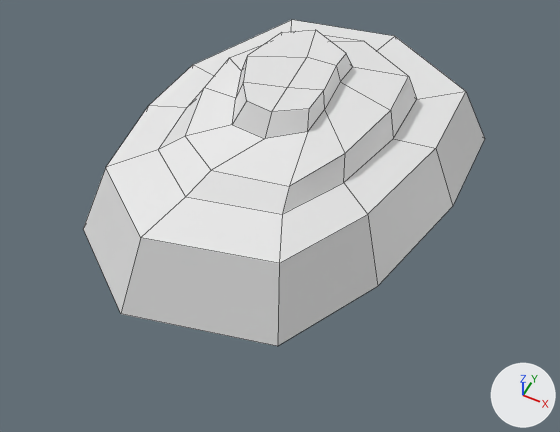
A saved change to the OBJ model Game/GGJ18_Game01/Assets/Graphics/Meshes/Environment_01/Rock_1_02.obj.
Camera for both pictures: a camera (50 mm lens) standing at (3.67, -7.43, 8.22) and looking at (0.29, -0.68, -0.22). Every picture has the same lights, and +X, +Y and +Z are marked at lower right. Mesh edges are drawn as thin lines. Where no turn or scale is listed for an object, it has been applied to the vertices.

The scene before the commit, as lines of its bpy script (objects in view):
```python
me_rock_1_02 = bpy.data.meshes.new('Rock_1_02')
me_rock_1_02.from_pydata(...)  # 62 vertices, 56 faces; spans x -2.42..2.48, y -3.05..3.25, z -0.42..1.66
# before: 52 (1.2, -2.57, -0.4) at pixel (277, 346), 53 (2.01, -1.13, -0.36) at pixel (377, 286), 54 (-0.9, -3.05, -0.42) at pixel (120, 313), 55 (0.76, 3.25, -0.22), 56 (2.48, 2.3, -0.25) at pixel (484, 138)
# before: 57 (2.47, 0.71, -0.3) at pixel (452, 206), 58 (-2.24, -2.06, -0.39) at pixel (83, 228), 59 (-2.42, -0.48, -0.34), 60 (-2.29, 0.84, -0.3), 61 (-1.25, 2.88, -0.23)
ob_rock_1_02 = bpy.data.objects.new('Rock_1_02', me_rock_1_02)
ob_rock_1_02.location = (0.0, 0.0, 0.0)
```
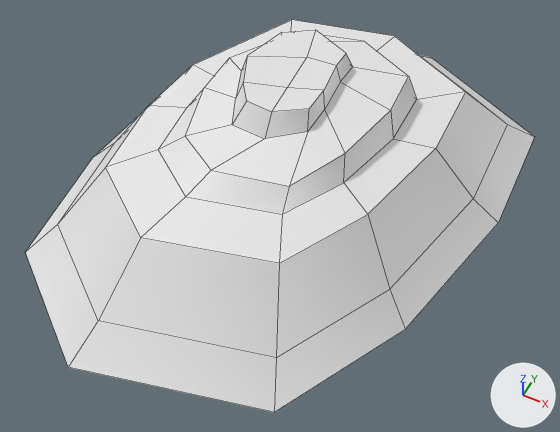
Pixel boxes [x1, y1, x2, y2] of what changed, in the pictures (560 x 432 px):
'Rock_1_02', reshaped (26% wider, 20% taller): before [83, 20, 485, 346]; after [26, 20, 534, 412]
part 1 of me_rock_1_02, built on: before [83, 91, 485, 346]; after [26, 55, 534, 412]

The change, as a diff of the scene's bpy script:
```diff
--- a/Game/GGJ18_Game01/Assets/Graphics/Meshes/Environment_01/Rock_1_02.obj.py
+++ b/Game/GGJ18_Game01/Assets/Graphics/Meshes/Environment_01/Rock_1_02.obj.py
@@ me_rock_1_02 @@
 me_rock_1_02.from_pydata(...)  # 62 vertices, 56 faces; spans x -2.42..2.48, y -3.05..3.25, z -0.42..1.66
 # used by ob_rock_1_02; location = (0.0, 0.0, 0.0)
 # verts and faces of me_rock_1_02; kept vertices keep their numbers, new ones are numbered from 62
+# me_rock_1_02 part 1
+verts[52] = (1.32, -2.84, -0.19)  # moved, pixel (276, 357)
+verts[53] = (2.22, -1.25, -0.14)  # moved, pixel (389, 289)
+verts[54] = (-1.0, -3.37, -0.21)  # moved, pixel (98, 320)
+verts[55] = (0.84, 3.58, 0.01)  # moved, pixel (417, 54)
+verts[56] = (2.73, 2.53, -0.02)  # moved, pixel (507, 124)
+verts[57] = (2.72, 0.77, -0.08)  # moved, pixel (473, 198)
+verts[58] = (-2.47, -2.28, -0.18)  # moved, pixel (57, 224)
+verts[59] = (-2.68, -0.54, -0.12)  # moved, pixel (114, 142)
+verts[60] = (-2.53, 0.91, -0.08)  # moved
+verts[61] = (-1.38, 3.16, -0.01)  # moved
+verts[62] = (1.53, -3.32, -0.63)  # pixel (274, 412)
+verts[63] = (2.57, -1.47, -0.57)  # pixel (405, 329)
+verts[64] = (-1.16, -3.93, -0.65)  # pixel (68, 367)
+verts[65] = (0.97, 4.14, -0.4)  # pixel (432, 58)
+verts[66] = (3.17, 2.92, -0.43)  # pixel (534, 136)
+verts[67] = (3.16, 0.87, -0.5)  # pixel (498, 222)
+verts[68] = (-2.87, -2.67, -0.61)  # pixel (25, 252)
+verts[69] = (-3.11, -0.64, -0.55)  # pixel (92, 157)
+verts[70] = (-2.95, 1.04, -0.49)  # pixel (157, 98)
+verts[71] = (-1.61, 3.66, -0.41)
+faces += [(52, 62, 63, 53), (52, 54, 64, 62), (55, 56, 66, 65), (56, 57, 67, 66), (58, 59, 69, 68), (54, 58, 68, 64)]
+faces += [(60, 61, 71, 70), (55, 65, 71, 61), (53, 63, 67, 57), (59, 60, 70, 69)]
```
